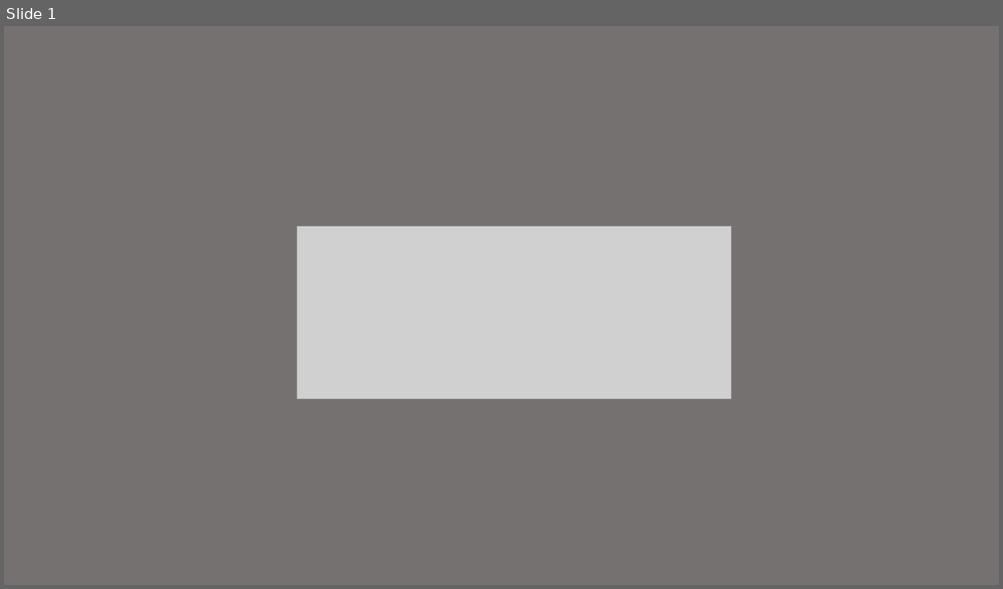
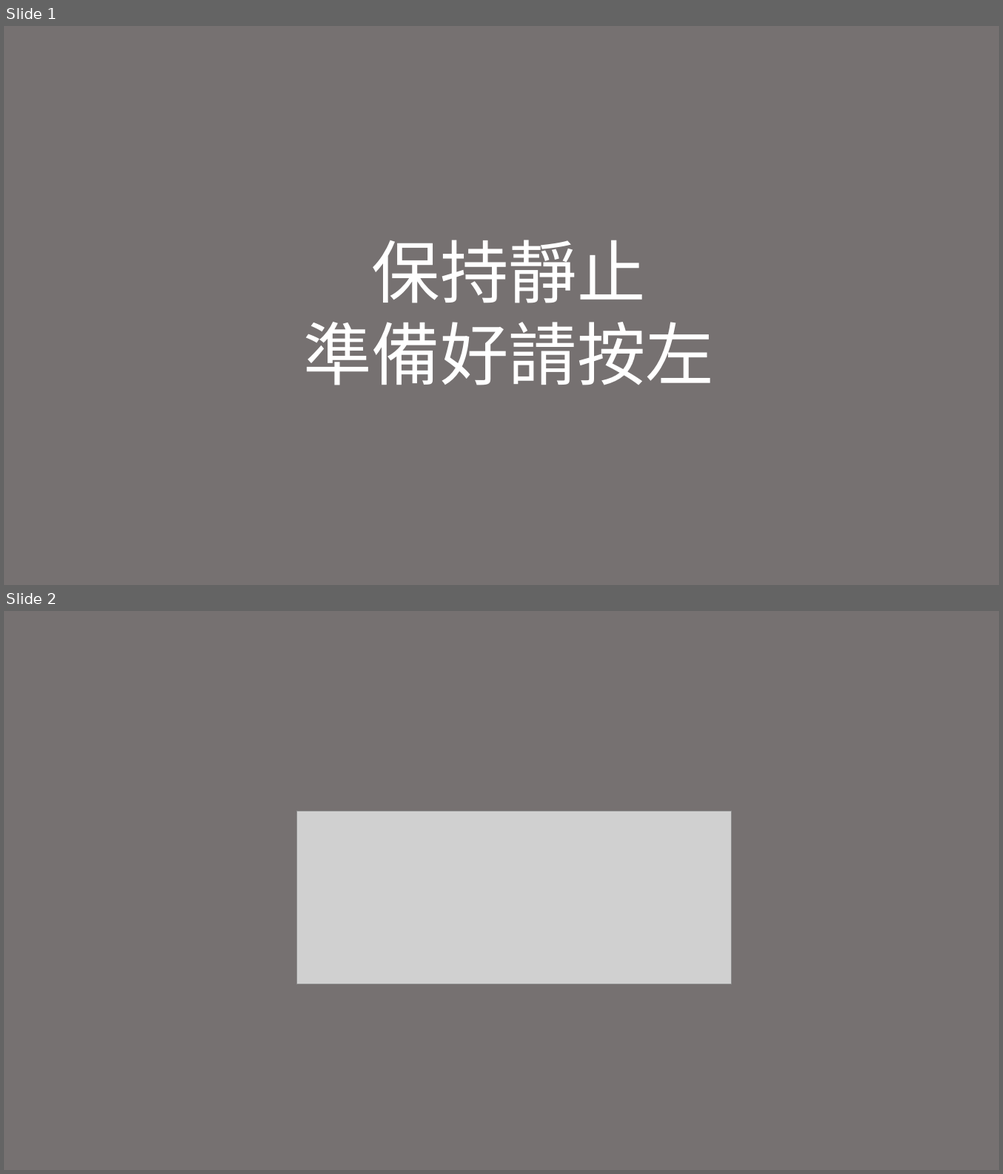
Before and after one commit to jocelynto/collab, a slide deck: complex_choice/chinese text images.pptx. Shown one above the other, each under a label of ours: slide 1 before the commit, slides 1 and 2 after it. The pictures are 1003x589 and 1003x1174 pixels, drawn with LibreOffice and Linux fonts; fonts in the diff are those of the drawing; grey boxes stand for pictures. Boxes give left, top, right and bottom in pixels: in the first picture for what was removed or moved away, otherwise in the second. Text is boxed around its words. In the diff, an @@ line names an element or a change of style, - is before the commit and + after.

```diff
--- a/complex_choice/chinese text images.pptx
+++ b/complex_choice/chinese text images.pptx
@@ slide 1 added at (4, 26, 999, 585), background #767171 @@
@@ text added at (304, 240, 714, 386), 66 pt, text #FFFFFF @@
+保持靜止
+準備好請按左
@@ what was slide 1 is now slide 2 @@
```
Also in this commit, not shown: 23 other files.
